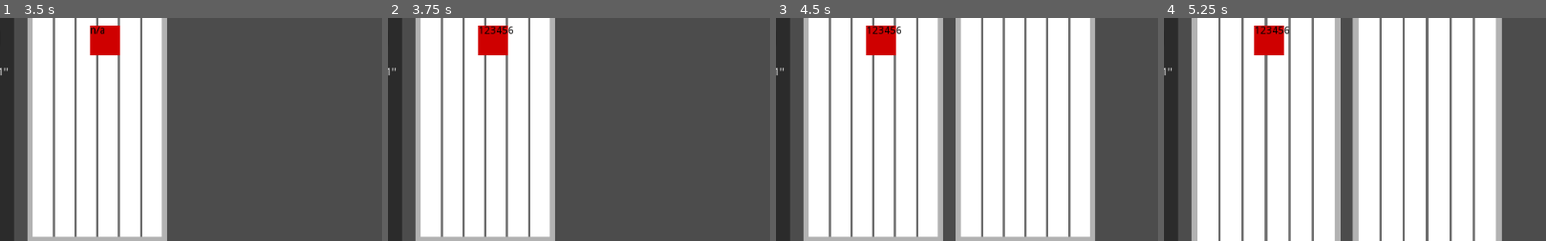
Above: before the commit, frames 1-4 (left to right).
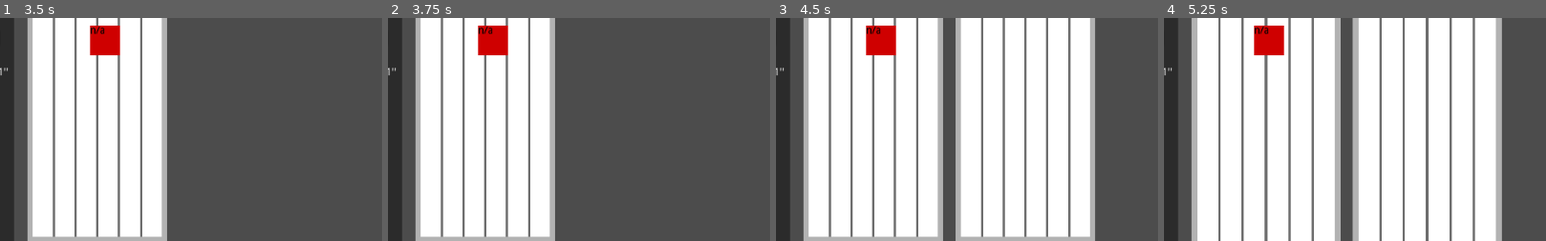
Above: after the commit, the same moments.

Repository: majormunky/GodotPageLayout
Game: Godot game, scene res://App.tscn
Same seed, same stepped clock (60 frames per second), same inputs: the game is played once before the commit and once after it.
Inputs:
- Up to frame 1 (3.5 s): click "Add Page" at 0.5 s; click "Zoom In" at 1.25 s; click "Zoom Out" at 2 s; click "Add Ad" at 2.75 s
- Up to frame 2 (3.75 s): click "Place" at 3.5 s
- Up to frame 3 (4.5 s): click "Add Page" at 4.25 s
- Up to frame 4 (5.25 s): click "Zoom In" at 5 s
The pictures show only the part of the screen within x 18-68%, y 15-65%; the shares and areas given below are measured in that part.

Frame 1 is identical in both runs. In frame 2, 0.2% of the frame differs, in the area x 23-33%, y 3-8%; in frame 3, 0.2%; in frame 4, 0.2%.
Error after the commit: Invalid call to function 'setup' in base 'ColorRect (AdRect.gd)'. Expected 2 arguments. (res://App.gd:44)

Commit message:
When an ad is created we now calculate the inch width of the ad.  Ad now has a page def

Diff:
--- a/AdRect.gd
+++ b/AdRect.gd
@@ -4,6 +4,8 @@
 var ad_number = "n/a"
 var columns = null
 var height = null
+var inches_wide = null
+var page_def = null
 
 signal ad_clicked(ad_rect)
 
@@ -13,10 +15,12 @@
 	label.text = ad_number
 
 
-func setup(data):
+func setup(data, _page_def):
 	ad_number = data["ad_number"]
 	columns = data["columns"]
 	height = data["height"]
+	page_def = _page_def
+	inches_wide = Utils.columns_to_inches(columns, page_def)
 
 
 func _gui_input(event):
